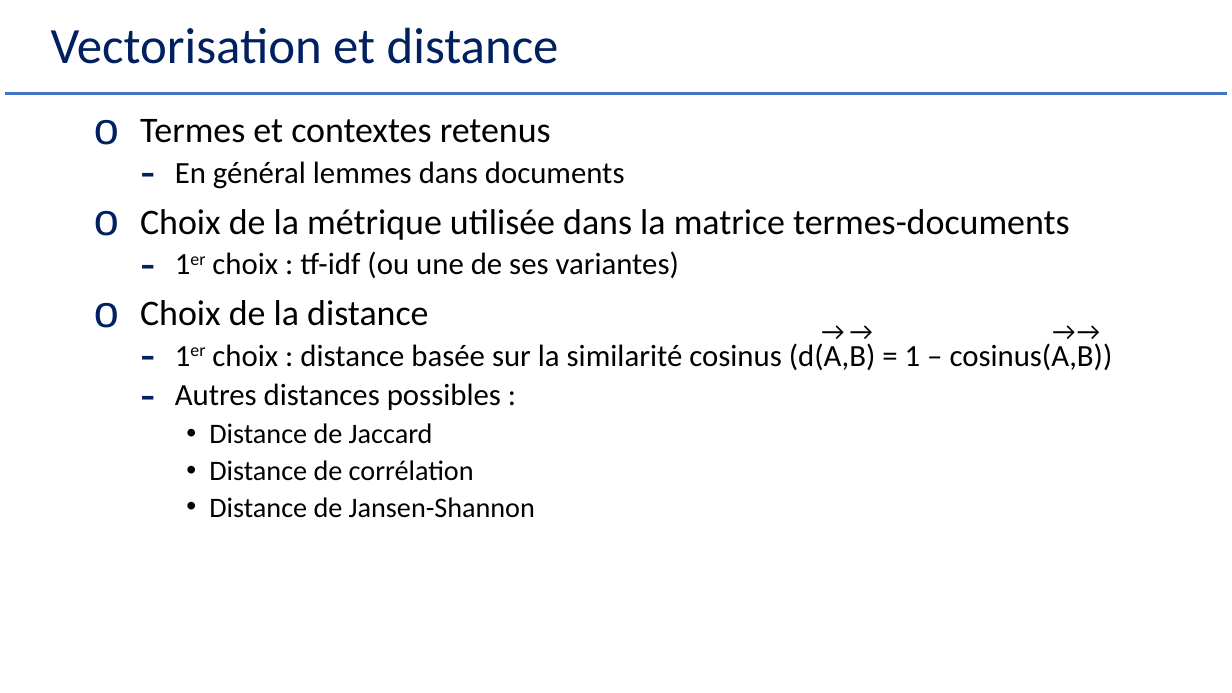
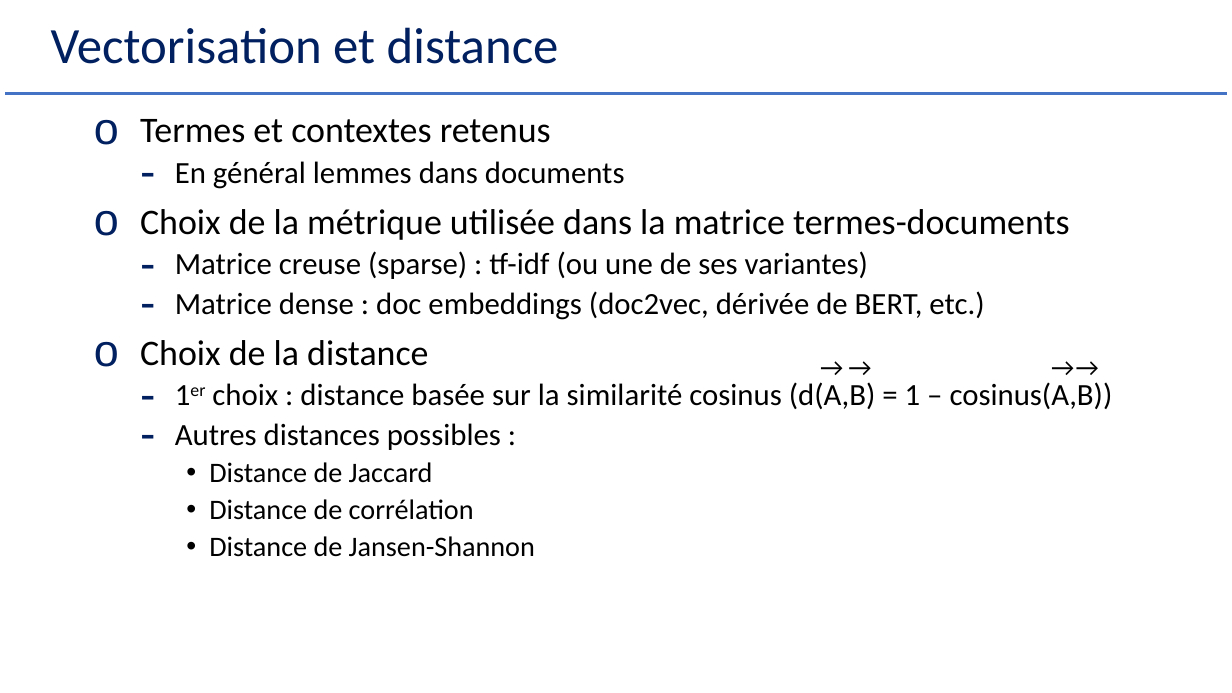
Before and after one commit to Herve-Guerin/cours-NLP-Gustave-Eiffel, a slide deck: slide 13 of Slides/NLP et Analyse Textuelle V2 - 2.pptx. Drawn at 1232x693 pixels with LibreOffice and Linux fonts; fonts in the diff are those of the drawing. Boxes give left, top, right and bottom in pixels: in the first picture for what was removed or moved away, otherwise in the second. Text is boxed around its words. In the diff, an @@ line names an element or a change of style, - is before the commit and + after.

```diff
--- a/Slides/NLP et Analyse Textuelle V2 - 2.pptx
+++ b/Slides/NLP et Analyse Textuelle V2 - 2.pptx
@@ text at (175,251,984,320): text changed @@
-  – 1er choix : tf-idf (ou une de ses variantes)
+  – Matrice creuse (sparse) : tf-idf (ou une de ses variantes)
+  – Matrice dense : doc embeddings (doc2vec, dérivée de BERT, etc.)
@@ 4 texts: place and size @@
-4 texts at (812,311,1097,351)
+4 texts at (811,347,1095,387)
```
Also in this commit, not shown: 14 other slides changed, 11 slides added.
